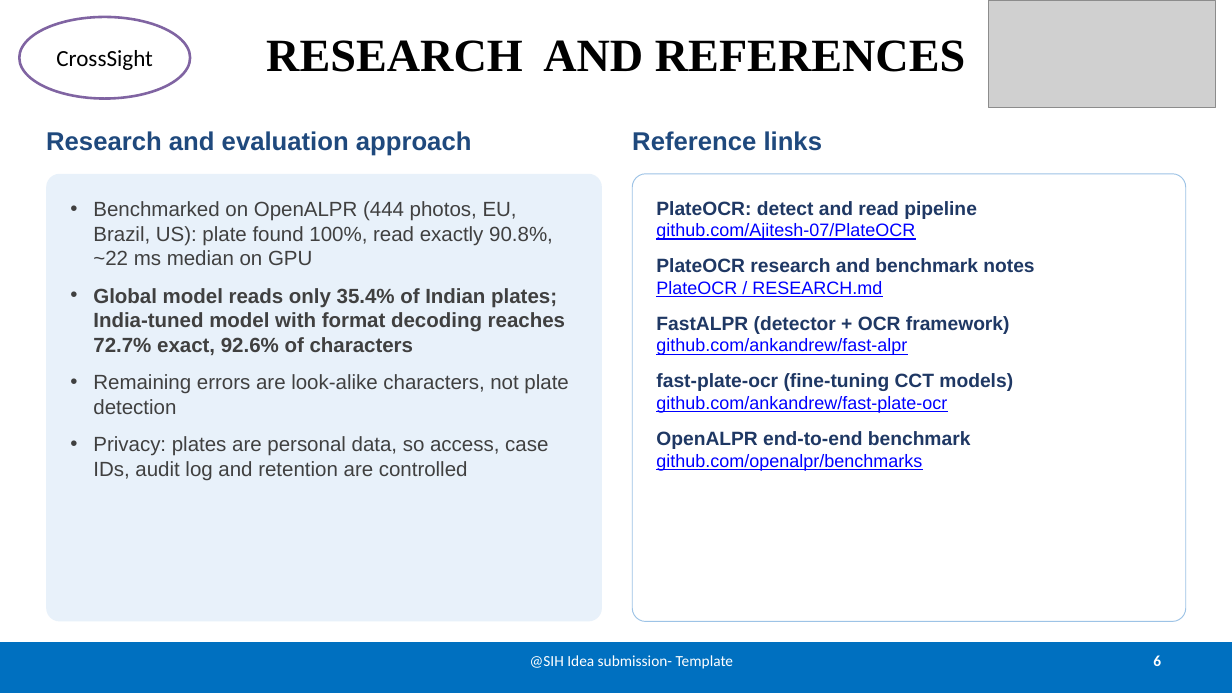
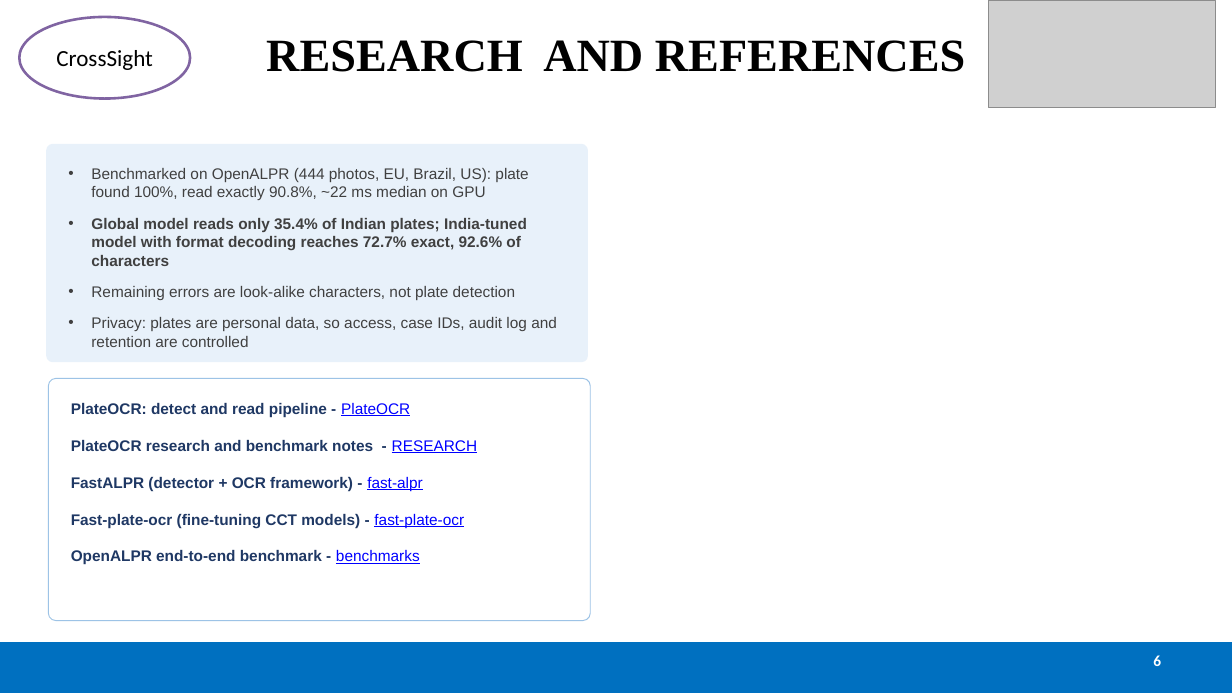
Before and after one commit to couder-04/CrossSight, a slide deck: slide 6 of CrossSight_SIH2026_Idea_PPT.pptx. Drawn at 1232x693 pixels with LibreOffice and Linux fonts; fonts in the diff are those of the drawing; grey boxes stand for pictures. Boxes give left, top, right and bottom in pixels: in the first picture for what was removed or moved away, otherwise in the second. Text is boxed around its words. In the diff, an @@ line names an element or a change of style, - is before the commit and + after.

Commit message:
Update presentation

```diff
--- a/CrossSight_SIH2026_Idea_PPT.pptx
+++ b/CrossSight_SIH2026_Idea_PPT.pptx
@@ rounded rectangle "Benchmarked on OpenALPR (444 photos, ...": place and size @@
-rounded rectangle "Benchmarked on OpenALPR (444 photos, ..." at <box>46,174,602,621</box>
+rounded rectangle "Benchmarked on OpenALPR (444 photos, ..." at <box>46,144,588,362</box>
@@ rounded rectangle "Benchmarked on OpenALPR (444 photos, ..." at <box>46,144,588,362</box>: size 16 to 12 pt @@
@@ text removed at <box>46,131,472,156</box> @@
-Research and evaluation approach
@@ text removed at <box>632,131,823,151</box> @@
-Reference links
@@ rounded rectangle "PlateOCR: detect and read pipeline ...": place and size @@
-rounded rectangle "PlateOCR: detect and read pipeline ..." at <box>632,174,1186,621</box>
+rounded rectangle "PlateOCR: detect and read pipeline ..." at <box>48,379,590,621</box>
@@ text in rounded rectangle at <box>71,403,477,565</box>: text changed; size 15 to 12 pt @@
-PlateOCR: detect and read pipeline
-github.com/Ajitesh-07/PlateOCR
-PlateOCR research and benchmark notes
-PlateOCR / RESEARCH.md
-FastALPR (detector + OCR framework)
-github.com/ankandrew/fast-alpr
-fast-plate-ocr (fine-tuning CCT models)
-github.com/ankandrew/fast-plate-ocr
-OpenALPR end-to-end benchmark
-github.com/openalpr/benchmarks
+PlateOCR: detect and read pipeline - PlateOCR
+PlateOCR research and benchmark notes - RESEARCH
+FastALPR (detector + OCR framework) - fast-alpr
+Fast-plate-ocr (fine-tuning CCT models) - fast-plate-ocr
+OpenALPR end-to-end benchmark - benchmarks
@@ text removed at <box>530,655,734,669</box> @@
-@SIH Idea submission- Template
```
Also in this commit, not shown: 5 other slides changed.
